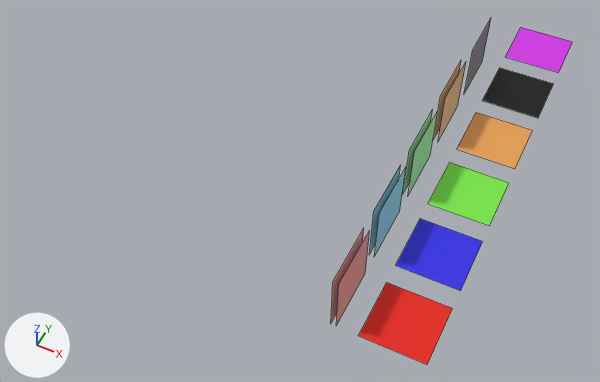
An edit to the Blender file Assets/VXR1161/Models/DealStealer-ModelKit.blend, drawn before and after from the same camera.
Both versions are drawn from a 50 mm lens placed at (3.1, -17.5, 29.4), pointed at (-9.5, 7.6, -2.0). The axes (+X, +Y, +Z) are drawn at lower left. The lights are the same throughout. The picture after the commit comes second. Mesh edges are drawn as thin lines.

Objects in the first picture: 'Floor Tile A', 'Floor Tile B', 'Floor Tile C', 'Floor Tile D', 'Floor Tile E', 'Floor Tile F', 'Wall A', 'Wall B', 'Wall C', 'Wall D', 'Wall E'.
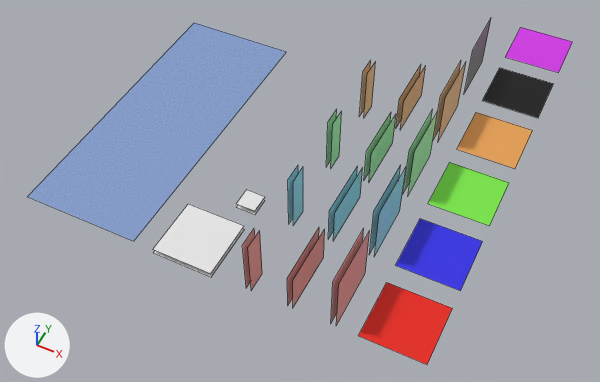
Boxes [x1, y1, x2, y2] around the edits, measured in the pictures (600 x 382 px):
'Skylight', added: after [27, 22, 286, 241]
'Roof Tile', added: after [153, 204, 245, 277]
'Wall A.Half', added: after [287, 228, 325, 307]
'Wall B.Half', added (cyan): after [328, 166, 363, 241]
'Wall C.Half', added (green): after [364, 113, 396, 181]
'Wall A.Mid', added: after [242, 229, 262, 290]
'Wall D.Half', added (beige): after [396, 65, 426, 130]
'Wall B.Mid', added (cyan): after [288, 166, 303, 226]
'Wall C.Mid', added (green): after [326, 109, 342, 168]
'Wall D.Mid', added (beige): after [360, 60, 376, 117]
'Roof Tile.Small', added: after [236, 190, 265, 214]

The change, as a diff of the scene's bpy script:
```diff
--- a/Assets/VXR1161/Models/DealStealer-ModelKit.blend.py
+++ b/Assets/VXR1161/Models/DealStealer-ModelKit.blend.py
@@ me_cube_022 @@
+me_cube_022.from_pydata([(-2.0, 0.0, -2.0), (-2.0, 0.0, 0.0), (-2.0, 2.0, -2.0), (-2.0, 2.0, 0.0), (0.0, 0.0, -2.0), (0.0, 0.0, 0.0), (0.0, 2.0, -2.0), (0.0, 2.0, 0.0)], [], [(2, 6, 4, 0), (7, 3, 1, 5)])
+me_cube_022.materials.append(mat_roof)  # white #e7e7e7
@@ me_cube_020 @@
+me_cube_020.from_pydata([(-2.0, 0.0, 0.0), (-2.0, 0.0, 2.0), (-2.0, 2.0, 0.0), (-2.0, 2.0, 2.0), (0.0, 0.0, 0.0), (0.0, 0.0, 2.0), (0.0, 2.0, 0.0), (0.0, 2.0, 2.0)], [], [(0, 1, 3, 2), (6, 7, 5, 4)])
+me_cube_020.materials.append(mat_wall_c)  # green #a2e7ab
@@ me_cube_019 @@
+me_cube_019.from_pydata([(-2.0, 0.0, 0.0), (-2.0, 0.0, 2.0), (-2.0, 2.0, 0.0), (-2.0, 2.0, 2.0), (0.0, 0.0, 0.0), (0.0, 0.0, 2.0), (0.0, 2.0, 0.0), (0.0, 2.0, 2.0)], [], [(0, 1, 3, 2), (6, 7, 5, 4)])
+me_cube_019.materials.append(mat_wall_b)  # cyan #90d6e7
@@ me_cube_018 @@
+me_cube_018.from_pydata([(-2.0, 0.0, 0.0), (-2.0, 0.0, 2.0), (-2.0, 2.0, 0.0), (-2.0, 2.0, 2.0), (0.0, 0.0, 0.0), (0.0, 0.0, 2.0), (0.0, 2.0, 0.0), (0.0, 2.0, 2.0)], [], [(0, 1, 3, 2), (6, 7, 5, 4)])
+me_cube_018.materials.append(mat_wall_a)  # pink #e79c97
@@ me_cube_014 @@
+me_cube_014.from_pydata([(-2.0, 0.0, 0.0), (-2.0, 0.0, 2.0), (-2.0, 2.0, 0.0), (-2.0, 2.0, 2.0), (0.0, 0.0, 0.0), (0.0, 0.0, 2.0), (0.0, 2.0, 0.0), (0.0, 2.0, 2.0)], [], [(0, 1, 3, 2), (6, 7, 5, 4)])
+me_cube_014.materials.append(mat_wall_c)  # green #a2e7ab
@@ me_cube_013 @@
+me_cube_013.from_pydata([(-2.0, 0.0, 0.0), (-2.0, 0.0, 2.0), (-2.0, 2.0, 0.0), (-2.0, 2.0, 2.0), (0.0, 0.0, 0.0), (0.0, 0.0, 2.0), (0.0, 2.0, 0.0), (0.0, 2.0, 2.0)], [], [(0, 1, 3, 2), (6, 7, 5, 4)])
+me_cube_013.materials.append(mat_wall_b)  # cyan #90d6e7
@@ me_cube_012 @@
+me_cube_012.from_pydata([(-2.0, 0.0, 0.0), (-2.0, 0.0, 2.0), (-2.0, 2.0, 0.0), (-2.0, 2.0, 2.0), (0.0, 0.0, 0.0), (0.0, 0.0, 2.0), (0.0, 2.0, 0.0), (0.0, 2.0, 2.0)], [], [(0, 1, 3, 2), (6, 7, 5, 4)])
+me_cube_012.materials.append(mat_wall_a)  # pink #e79c97
@@ me_cube_017 @@
+me_cube_017.from_pydata([(-2.0, 0.0, 0.0), (-2.0, 2.0, 0.0), (0.0, 0.0, 0.0), (0.0, 2.0, 0.0)], [], [(3, 1, 0, 2)])
+me_cube_017.materials.append(mat_skylight)  # blue #0b80e7
@@ ob_roof_tile_small @@
+ob_roof_tile_small = bpy.data.objects.new('Roof Tile.Small', me_cube_022)
+ob_roof_tile_small.location = (-10.0, 4.0, 0.0)
+ob_roof_tile_small.scale = (0.5, 0.5, 0.125)
@@ ob_roof_tile @@
+ob_roof_tile = bpy.data.objects.new('Roof Tile', me_cube_022.copy())
+ob_roof_tile.location = (-10.0, 0.0, 0.0)
+ob_roof_tile.scale = (1.5, 1.5, 0.125)
@@ ob_wall_d_half @@
+ob_wall_d_half = bpy.data.objects.new('Wall D.Half', me_cube_010.copy())  # the mesh of ob_wall_d
+ob_wall_d_half.location = (-6.0, 12.0, 0.0)
+ob_wall_d_half.scale = (0.125, 1.5, 1.0)
@@ ob_wall_c_half @@
+ob_wall_c_half = bpy.data.objects.new('Wall C.Half', me_cube_020)
+ob_wall_c_half.location = (-6.0, 8.0, 0.0)
+ob_wall_c_half.scale = (0.125, 1.5, 1.0)
@@ ob_wall_b_half @@
+ob_wall_b_half = bpy.data.objects.new('Wall B.Half', me_cube_019)
+ob_wall_b_half.location = (-6.0, 4.0, 0.0)
+ob_wall_b_half.scale = (0.125, 1.5, 1.0)
@@ ob_wall_a_half @@
+ob_wall_a_half = bpy.data.objects.new('Wall A.Half', me_cube_018)
+ob_wall_a_half.location = (-6.0, 0.0, 0.0)
+ob_wall_a_half.scale = (0.125, 1.5, 1.0)
@@ ob_wall_d_mid @@
+ob_wall_d_mid = bpy.data.objects.new('Wall D.Mid', me_cube_010.copy())  # the mesh of ob_wall_d
+ob_wall_d_mid.location = (-8.0, 12.0, 0.0)
+ob_wall_d_mid.scale = (0.125, 0.5, 1.5)
@@ ob_wall_c_mid @@
+ob_wall_c_mid = bpy.data.objects.new('Wall C.Mid', me_cube_014)
+ob_wall_c_mid.location = (-8.0, 8.0, 0.0)
+ob_wall_c_mid.scale = (0.125, 0.5, 1.5)
@@ ob_wall_b_mid @@
+ob_wall_b_mid = bpy.data.objects.new('Wall B.Mid', me_cube_013)
+ob_wall_b_mid.location = (-8.0, 4.0, 0.0)
+ob_wall_b_mid.scale = (0.125, 0.5, 1.5)
@@ ob_wall_a_mid @@
+ob_wall_a_mid = bpy.data.objects.new('Wall A.Mid', me_cube_012)
+ob_wall_a_mid.location = (-8.0, 0.0, 0.0)
+ob_wall_a_mid.scale = (0.125, 0.5, 1.5)
@@ ob_skylight @@
+ob_skylight = bpy.data.objects.new('Skylight', me_cube_017)
+ob_skylight.location = (-14.0, 0.0, 0.0)
+ob_skylight.scale = (3.0, 7.5, 0.125)
```
